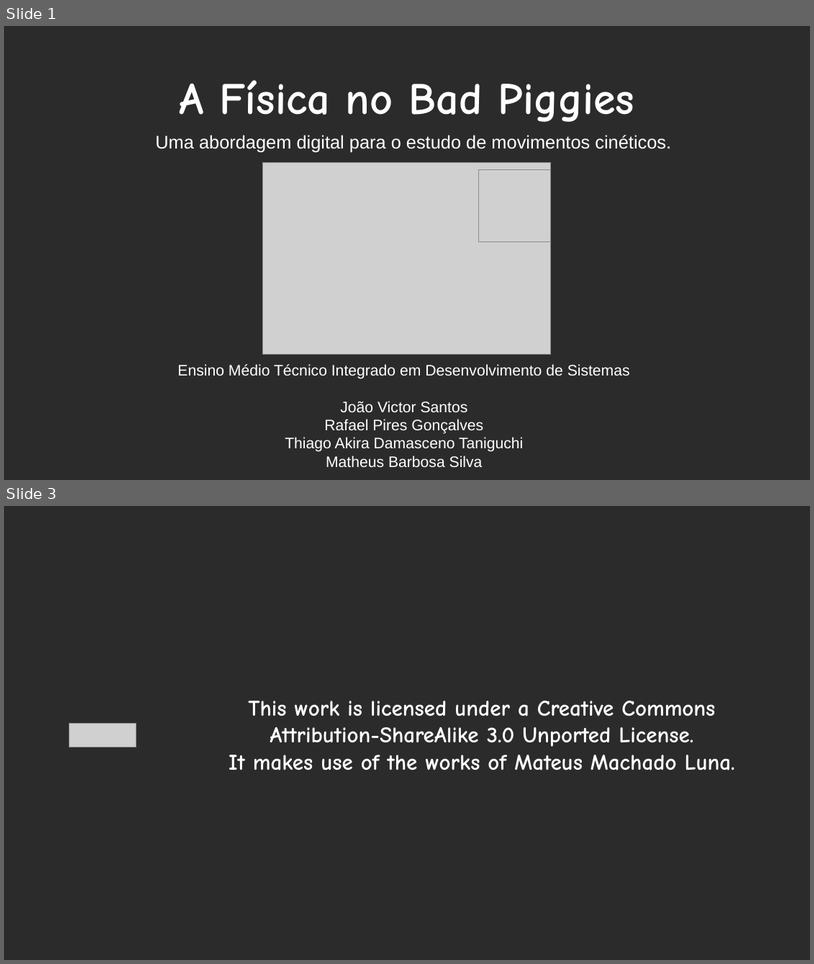
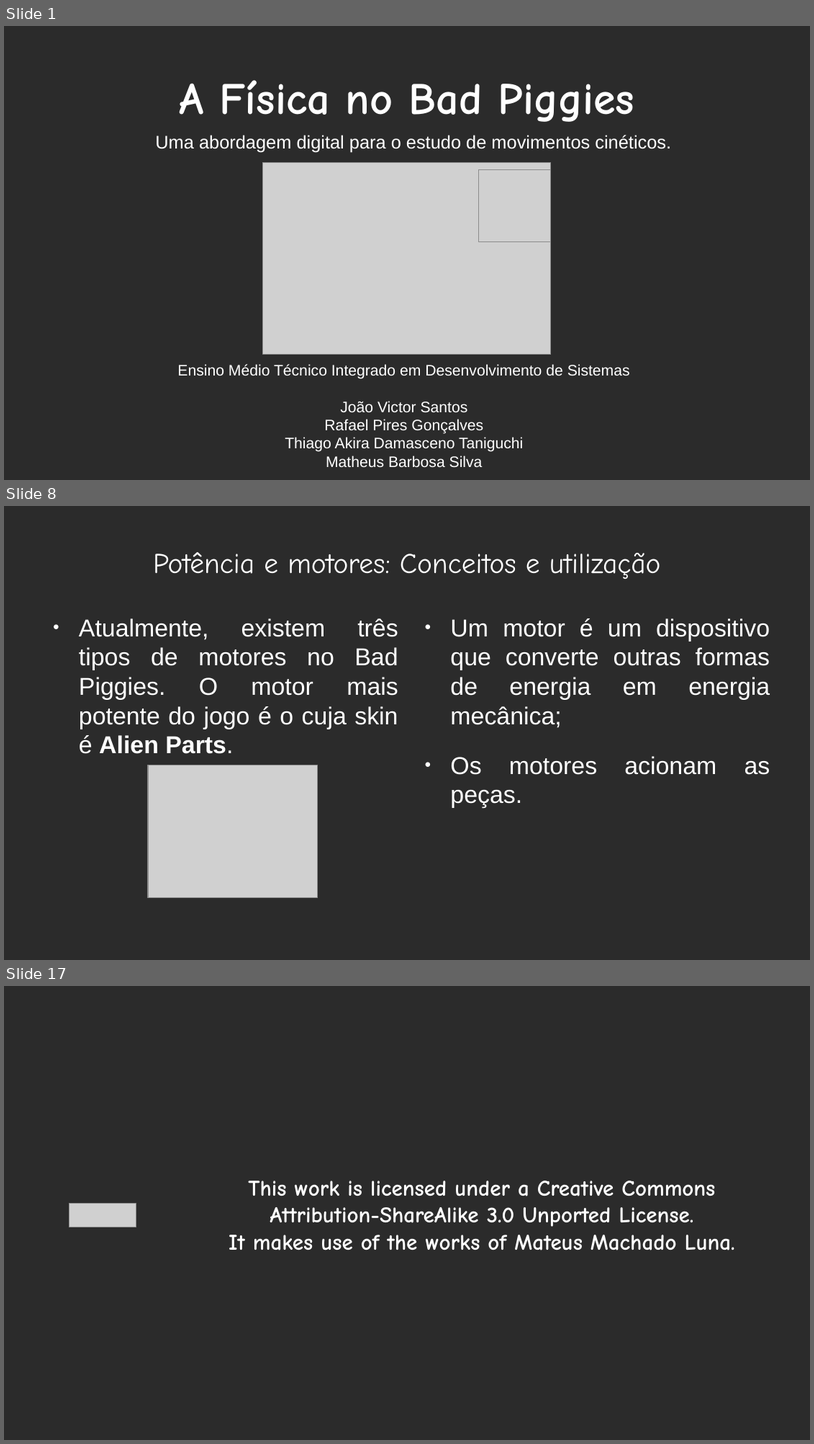
Before and after one commit to ThiagoIFDS23/small-ifsp, a slide deck: Libre Office/Impress/Bad Piggies/Bad Piggies.odp. Shown one above the other, each under a label of ours: slides 1 and 3 before the commit, slides 1, 8 and 17 after it; the slides between them are not shown. The pictures are 814x964 and 814x1444 pixels, drawn with LibreOffice and Linux fonts; fonts in the diff are those of the drawing; grey boxes stand for pictures; background and template pictures are left out; a plain dark background stands for a picture behind light text. Boxes give left, top, right and bottom in pixels: in the first picture for what was removed or moved away, otherwise in the second. Text is boxed around its words. In the diff, an @@ line names an element or a change of style, - is before the commit and + after.

Commit message:
Trabalho do Bad Piggies em progresso

```diff
--- a/Libre Office/Impress/Bad Piggies/Bad Piggies.odp
+++ b/Libre Office/Impress/Bad Piggies/Bad Piggies.odp
@@ slide 8 added at (4,506,810,960), background picture (left out) @@
@@ title added at (153,552,661,579), 28 pt, text #FFFFFF @@
+Potência e motores: Conceitos e utilização
@@ text added at (79,618,399,754), 24 pt, text #FFFFFF @@
+● Atualmente, existem três tipos de motores no Bad Piggies. O motor mais potente do jogo é o cuja skin é Alien Parts.
@@ text added at (450,618,770,728), 24 pt, text #FFFFFF @@
+● Um motor é um dispositivo que converte outras formas de energia em energia mecânica;
@@ text added at (450,756,771,775), 24 pt, text #FFFFFF @@
+● Os motores acionam as peças.
@@ picture added at (148,765,318,898) @@
@@ what was slide 3 is now slide 17 @@
```
Also in this commit, not shown: 14 other slides added, 1 slide removed, 4 other files.
